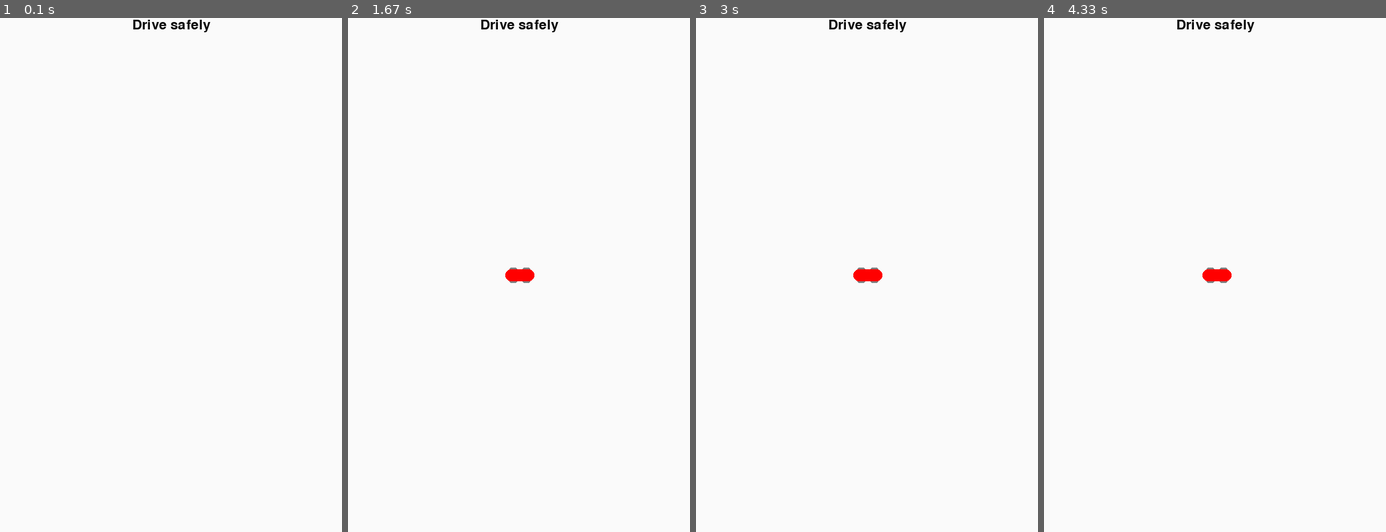
Above: before the commit, frames 1-4 (left to right).
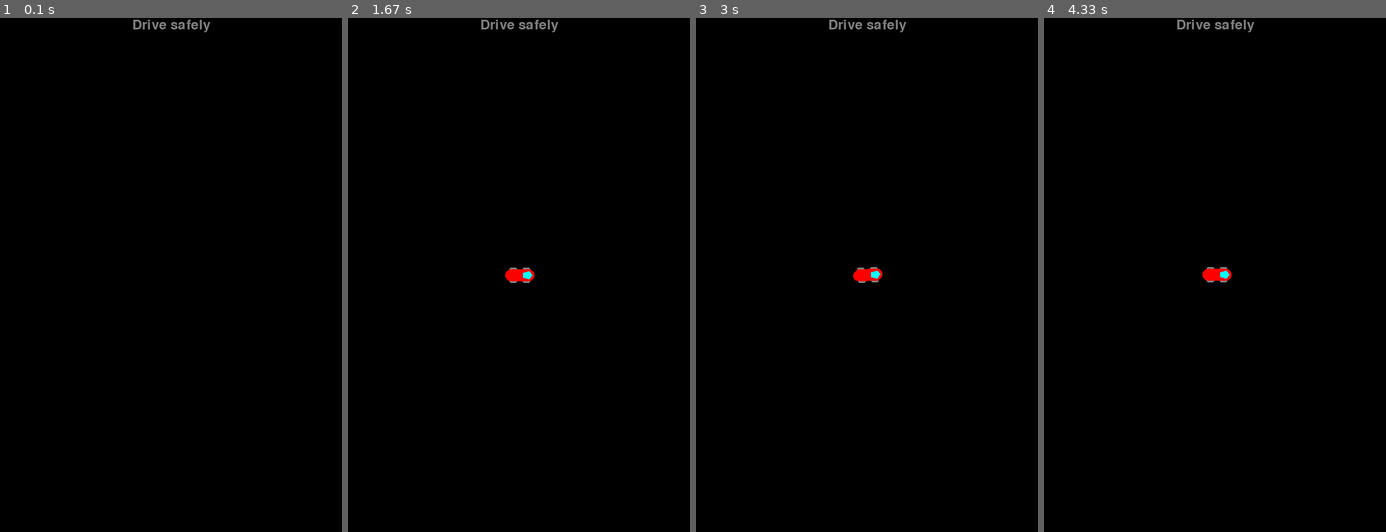
Above: after the commit, the same moments.

Repository: Pitrified/snippet
Game: pygame game, started from racer/racer_main.py
The game is run twice, just before and just after one commit, with the same random seed, the same clock (stepped at 60 frames per second) and the same inputs.
Inputs:
- Up to frame 1 (0.1 s): no input
- Up to frame 2 (1.67 s): hold W 0.83-1.3 s
- Up to frame 3 (3 s): hold A 1.83-2.37 s; hold A from 2.4 s (still down); tap X at 2.47 s
- Up to frame 4 (4.33 s): release A at 3 s; hold D from 3.83 s (still down); tap X at 3.9 s

The runs differ from the first frame. In frame 1, 100% of the frame differs, in the area x 0-100%, y 0-100%; in frame 2, 100%; in frame 3, 100%; in frame 4, 100%.

Commit message:
Add moving car
Use out_file_sprite to decide where to save
Use fps from cli
Create dict of pre-rotated images

Diff:
--- a/racer/racer_main.py
+++ b/racer/racer_main.py
@@ -17,12 +17,13 @@
 
     parser.add_argument(
         "-i",
-        "--path_input",
+        "--out_file_sprite",
         type=str,
-        default="hp.jpg",
-        help="path to input image to use",
+        default="car.bmp",
+        help="where to save the car image",
     )
 
+    parser.add_argument("-fps", "--fps", type=int, default=1, help="frame per second")
     parser.add_argument("-s", "--seed", type=int, default=-1, help="random seed to use")
 
     # last line to parse the args
@@ -58,7 +59,7 @@
     logg.debug(f"Done setting up logger")
 
 
-def run_racer_main(path_input):
+def run_racer_main(out_file_sprite, fps):
     """mainloop of the game
 
     adapted from https://www.pygame.org/docs/tut/chimp.py.html
@@ -75,14 +76,15 @@
     # convert() changes the pixel format
     # https://www.pygame.org/docs/ref/surface.html#pygame.Surface.convert
     background = background.convert()
-    background.fill((250, 250, 250))
+    #  background.fill((250, 250, 250))
+    background.fill((0, 0, 0))
 
     # Put Text On The Background, Centered
     if pygame.font:
         # create a new Font object (from a file)
         font = pygame.font.Font(None, 36)
         # render() draws the text on a Surface
-        text = font.render("Drive safely", 1, (10, 10, 10))
+        text = font.render("Drive safely", 1, (128, 128, 128))
         # somewhere here there is a nice drawing of rect pos
         # https://dr0id.bitbucket.io/legacy/pygame_tutorial01.html
         textpos = text.get_rect(centerx=background.get_width() / 2)
@@ -96,14 +98,13 @@
 
     # Prepare Game Objects
     clock = pygame.time.Clock()
-    racer = Racer(screen.get_size()[0] // 2, screen.get_size()[1] // 2)
+    racer = Racer(out_file_sprite, screen.get_size()[0] // 2, screen.get_size()[1] // 2)
     allsprites = pygame.sprite.RenderPlain((racer))
 
     # Main Loop
     going = True
     while going:
-        #  clock.tick(60)
-        clock.tick(1)
+        clock.tick(fps)
         logg.debug(f"    New frame")
 
         # Handle Input Events
@@ -129,10 +130,10 @@
         else:
             racer.step("nop")
 
-        # manually update the racer, pass the action
+        # manually update the racer, pass the action in step
         #  allsprites.update()
 
-        # Draw Everything
+        # Draw Everything again, every frame
         screen.blit(background, (0, 0))
         allsprites.draw(screen)
         pygame.display.flip()
@@ -154,16 +155,18 @@
     seed(myseed)
     np.random.seed(myseed)
 
-    path_input = args.path_input
+    out_file_sprite = args.out_file_sprite
+    fps = args.fps
 
     recap = f"python3 racer_main.py"
-    recap += f" --path_input {path_input}"
+    recap += f" --out_file_sprite {out_file_sprite}"
+    recap += f" --fps {fps}"
     recap += f" --seed {myseed}"
 
     logmain = logging.getLogger(f"c.{__name__}.main")
     logmain.info(recap)
 
-    run_racer_main(path_input)
+    run_racer_main(out_file_sprite, fps)
 
 
 if __name__ == "__main__":
--- a/racer/racer_racer.py
+++ b/racer/racer_racer.py
@@ -13,6 +13,7 @@
 
 from pygame import display
 from pygame.sprite import Sprite
+from pygame.transform import rotate
 
 from utils import load_image
 
@@ -23,16 +24,11 @@
     Will be rewritten as proper gym env
     """
 
-    def __init__(self, pos_x, pos_y, direction=0):
+    def __init__(self, out_file_sprite, pos_x, pos_y, direction=0):
         logg = logging.getLogger(f"c.{__name__}.__init__")
         logg.debug(f"Start init")
 
         super().__init__()
-
-        self.out_file_sprite = "car.bmp"
-        self._create_sprite_image()
-        self.image, self.rect = load_image(self.out_file_sprite)
-        logg.debug(f"Rect di car {self.rect}")
 
         self.pos_x = pos_x
         self.pos_y = pos_y
@@ -43,13 +39,22 @@
         self.direction = direction
         self.dir_step = 3
 
+        logg.debug(f"Pos x {self.pos_x} y {self.pos_y} dir {self.direction}")
+
         self.speed = 0
         self.speed_step = 1
         # viscous drag coefficient
         self.drag_coeff = 0.5
 
-        logg.debug(f"Pos x {self.pos_x} y {self.pos_y} dir {self.direction}")
-        self.rect.center = self.pos_x, self.pos_y
+        self.out_file_sprite = out_file_sprite
+        # image and rect are used by allsprites.draw
+        self._create_car_image()
+        self.orig_image, self.rect = load_image(self.out_file_sprite)
+        self._rotate_car_image()
+        logg.debug(f"Rect di car {self.rect}")
+
+        #  self.rect.center = self.pos_x, self.pos_y
+        self.step("nop")
 
     def step(self, action):
         """Perform the action
@@ -70,21 +75,33 @@
             if self.speed < 0:
                 self.speed = 0
         elif action == "right":
+            self.direction += self.dir_step
+            if self.direction >= 360:
+                self.direction -= 360
+        elif action == "left":
             self.direction -= self.dir_step
-        elif action == "left":
-            self.direction += self.dir_step
+            if self.direction < 0:
+                self.direction += 360
+        elif action == "nop":
+            pass
 
+        # compute delta
         pos_x_d = cos(radians(self.direction)) * self.speed
         pos_y_d = sin(radians(self.direction)) * self.speed
 
+        # move the car
         self.precise_x += pos_x_d
         self.precise_y += pos_y_d
-
         self.pos_x = int(self.precise_x)
         self.pos_y = int(self.precise_y)
+        logg.debug(f"x {self.pos_x} y {self.pos_y} dir {self.direction}")
+
+        # pick the rotated image and place it
+        self.image = self.rot_car_image[self.direction]
+        self.rect = self.rot_car_rect[self.direction]
         self.rect.center = self.pos_x, self.pos_y
 
-    def _create_sprite_image(self):
+    def _create_car_image(self):
         self.size = 60, 40
         img1 = Image.new("RGBA", self.size, (0, 0, 0, 0))
         draw = ImageDraw.Draw(img1)
@@ -96,18 +113,41 @@
         self._draw_oval(draw, 15 + delta + mid, 10 - mid, wheel_wid, wheel_len, "grey")
         # top right wheel
         self._draw_oval(
-            draw, 45 - (delta + mid + wheel_len), 10 - mid, wheel_wid, wheel_len, "grey"
+            draw,
+            15 + 30 - (delta + mid + wheel_len),
+            10 - mid,
+            wheel_wid,
+            wheel_len,
+            "grey",
         )
         # bottom left
         self._draw_oval(draw, 15 + delta + mid, 30 - mid, wheel_wid, wheel_len, "grey")
         # bottom right wheel
         self._draw_oval(
-            draw, 45 - (delta + mid + wheel_len), 30 - mid, wheel_wid, wheel_len, "grey"
+            draw,
+            15 + 30 - (delta + mid + wheel_len),
+            30 - mid,
+            wheel_wid,
+            wheel_len,
+            "grey",
         )
         # body
         self._draw_oval(draw, 15, 10, 20, 30, "red")
-
-        # TODO triangle for windshield
+        # windshield
+        #  wind_wid1 = 5
+        #  wind_wid2 = 3
+        wind_wid1 = 4
+        wind_wid2 = 7
+        draw.polygon(
+            [
+                (52, 20),
+                (46, 20 - wind_wid2),
+                (36, 20 - wind_wid1),
+                (36, 20 + wind_wid1),
+                (46, 20 + wind_wid2),
+            ],
+            fill="cyan",
+        )
 
         # MAYBE can the saving be avoided
         img1.save(self.out_file_sprite, "bmp")
@@ -130,3 +170,16 @@
         draw.ellipse(
             ((top + length - mid, left), (top + length + mid, left + width)), fill=color
         )
+
+    def _rotate_car_image(self):
+        """Create rotated copies of the sprite
+        """
+        logg = logging.getLogger(f"c.{__name__}._rotate_car_image")
+        if 360 % self.dir_step != 0:
+            logg.warn(f"A dir_step that is not divisor of 360 is a bad idea")
+        self.rot_car_image = {}
+        self.rot_car_rect = {}
+        for dire in range(0, 360, self.dir_step):
+            self.rot_car_image[dire] = rotate(self.orig_image, 360 - dire)
+            self.rot_car_rect[dire] = self.rot_car_image[dire].get_rect()
+            #  logg.debug(f"rect {dire}: {self.rot_car_rect[dire]}")
